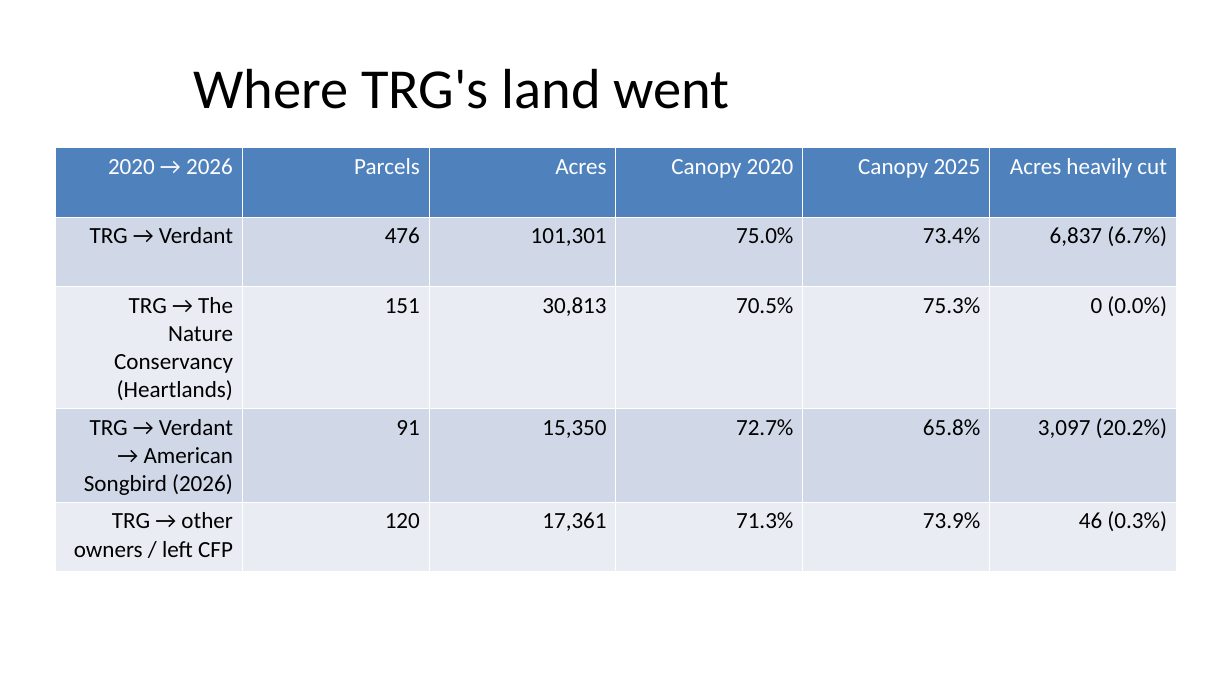
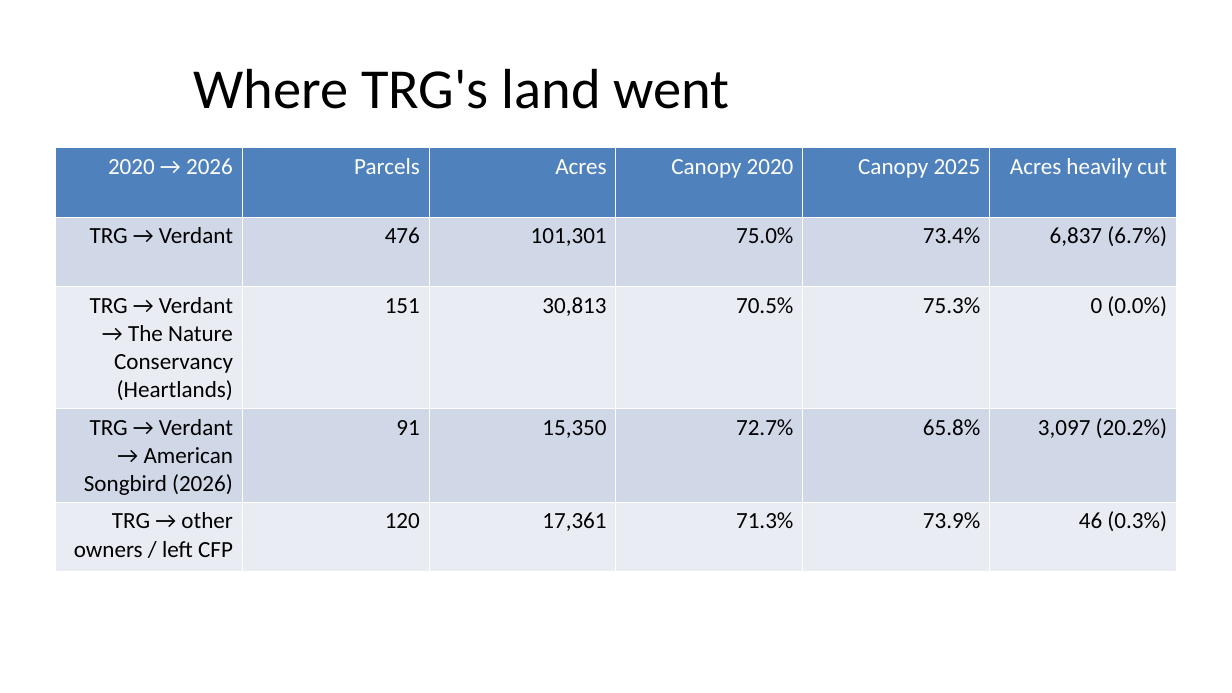
Before and after one commit to rswaty/kee_trees, a slide deck: slide 16 of output_visuals/powerpoint/all_charts.pptx (slide 18 before the commit). Drawn at 1232x693 pixels with LibreOffice and Linux fonts; fonts in the diff are those of the drawing. Boxes give left, top, right and bottom in pixels: in the first picture for what was removed or moved away, otherwise in the second. Text is boxed around its words. In the diff, an @@ line names an element or a change of style, - is before the commit and + after.

```diff
--- a/output_visuals/powerpoint/all_charts.pptx
+++ b/output_visuals/powerpoint/all_charts.pptx
@@ table at (55, 148, 1176, 561) @@
-row 3, column 1: TRG → The Nature Conservancy (Heartlands)
+row 3, column 1: TRG → Verdant → The Nature Conservancy (Heartlands)
```
Also in this commit, not shown: 4 other slides changed, 2 slides added, 4 slides removed, 43 other files.
